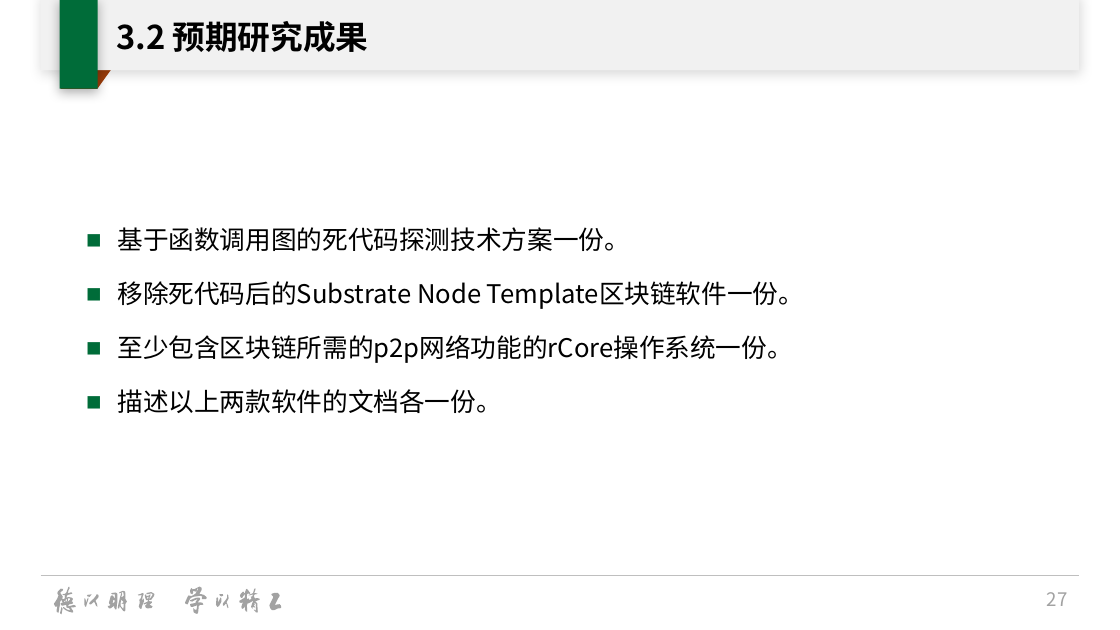
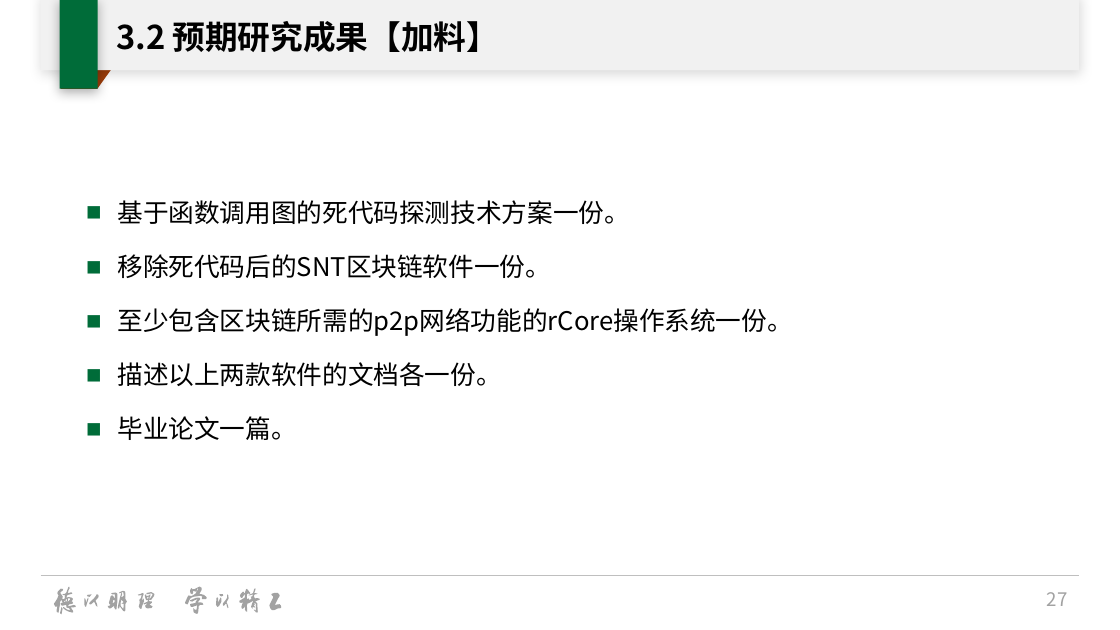
Before and after one commit to oscourse-tsinghua/openingreport-fze2023, a slide deck: slide 27 of slide.pptx. Drawn at 1120x630 pixels with LibreOffice and Linux fonts; fonts in the diff are those of the drawing; background and template pictures are left out. Boxes give left, top, right and bottom in pixels: in the first picture for what was removed or moved away, otherwise in the second. Text is boxed around its words. In the diff, an @@ line names an element or a change of style, - is before the commit and + after.

Commit message:
1. 将草稿文件名修改为开题报告。 2. 同步地将更新了PDF文件的文件名和内容。 3. 修改了一些错别字。

```diff
--- a/slide.pptx
+++ b/slide.pptx
@@ title at (x1=116, y1=21, x2=499, y2=52): text changed @@
-3.2 预期研究成果
+3.2 预期研究成果【加料】
@@ text "基于函数调用图的死代码探测技术方案一份。" moved from (x1=118, y1=227, x2=804, y2=413) to (x1=118, y1=200, x2=793, y2=440) @@
@@ text at (x1=118, y1=254, x2=551, y2=278): text changed @@
-■ 移除死代码后的Substrate Node Template区块链软件一份。
+■ 移除死代码后的SNT区块链软件一份。
@@ text at (x1=118, y1=416, x2=297, y2=440): paragraph added @@
+■ 毕业论文一篇。
```
Also in this commit, not shown: 3 other slides changed, 2 other files.
